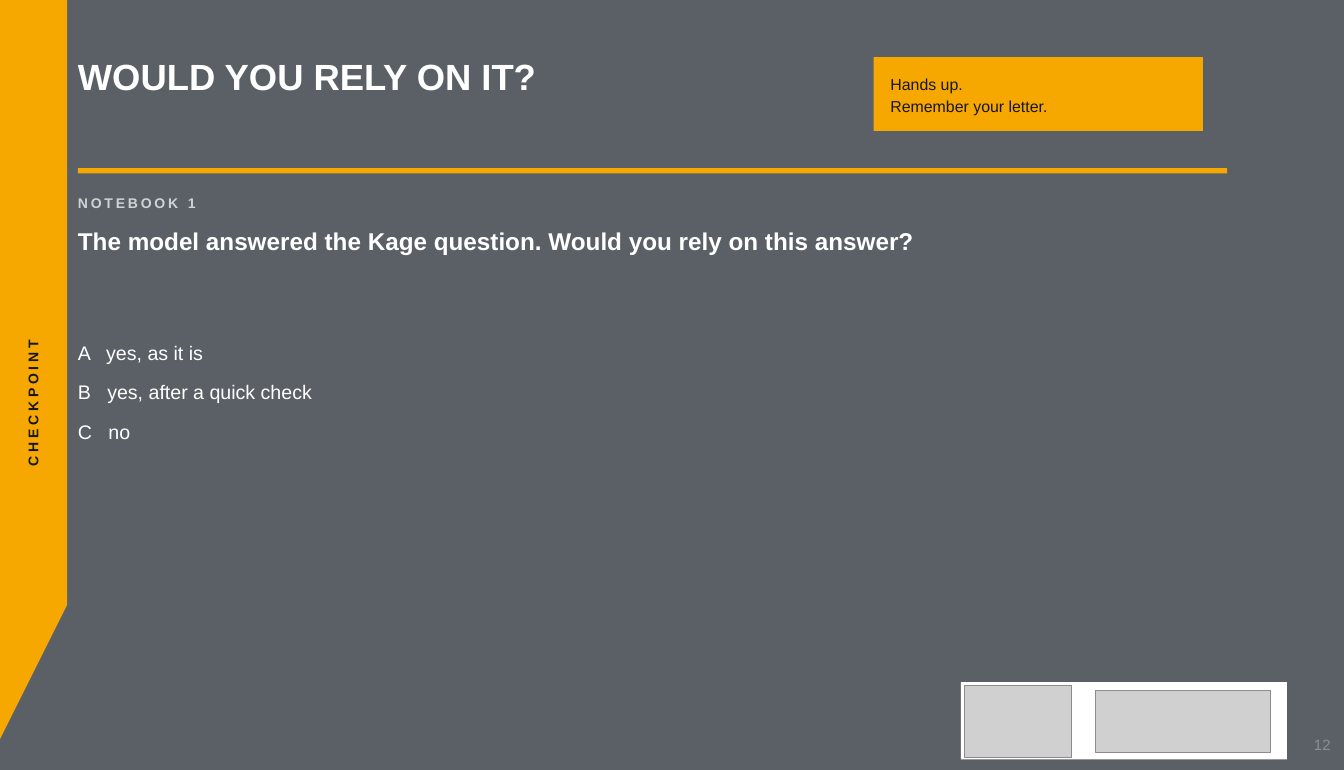
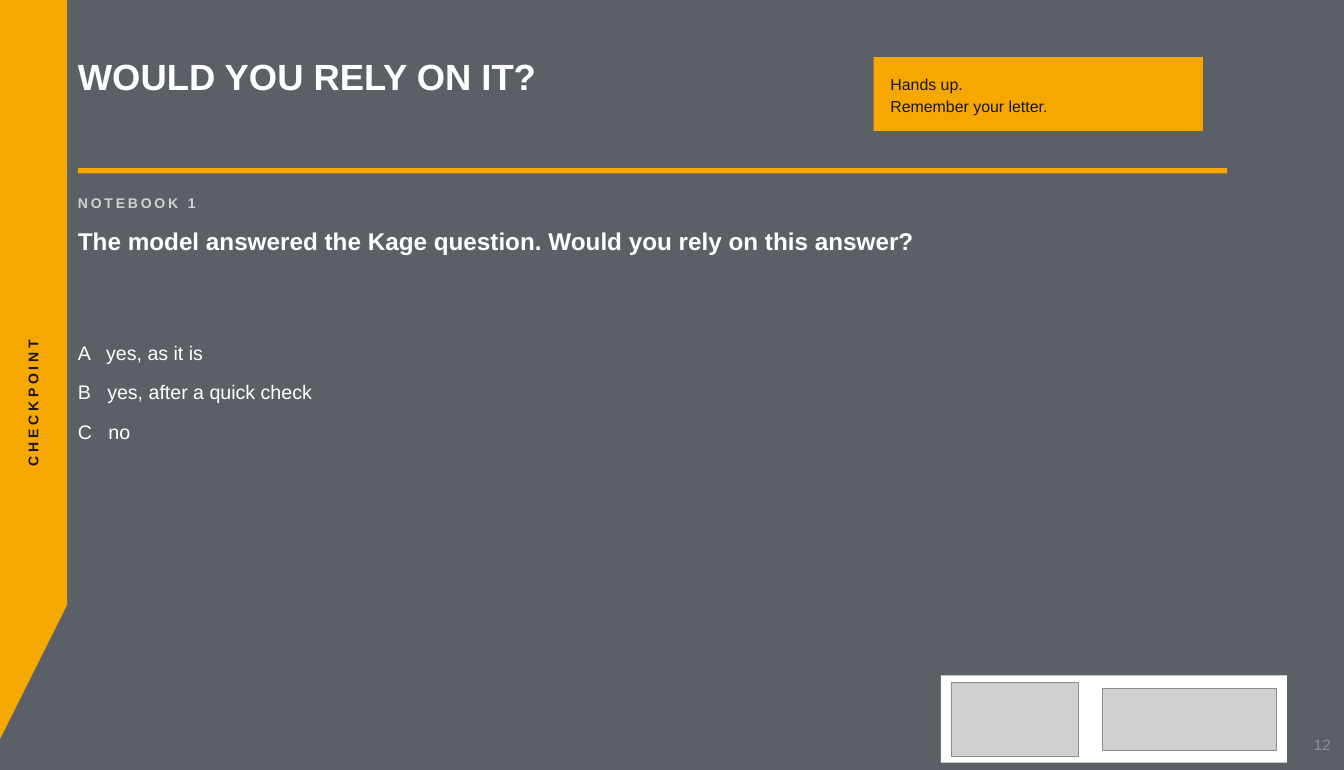
Before and after one commit to aihpi/workshop-rag-basics, a slide deck: slide 12 of slides/rag-workshop.pptx. Drawn at 1344x770 pixels with LibreOffice and Linux fonts; fonts in the diff are those of the drawing; grey boxes stand for pictures. Boxes give left, top, right and bottom in pixels: in the first picture for what was removed or moved away, otherwise in the second. Text is boxed around its words. In the diff, an @@ line names an element or a change of style, - is before the commit and + after.

```diff
--- a/slides/rag-workshop.pptx
+++ b/slides/rag-workshop.pptx
@@ rectangle: place and size @@
-rectangle at [961,682,1287,759]
+rectangle at [941,675,1287,763]
@@ picture: place and size @@
-picture at [964,685,1072,757]
+picture at [951,682,1078,756]
@@ picture: place and size @@
-picture at [1095,690,1270,752]
+picture at [1102,688,1277,750]
```
Also in this commit, not shown: 6 other slides changed, 2 other files.
